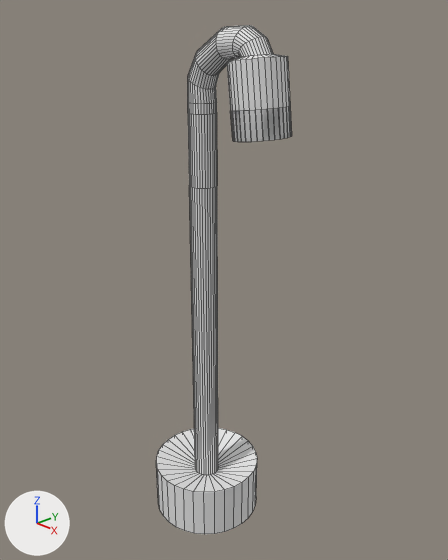
Two versions of the Blender file Assets/Room/lamp/lamp.blend, one commit apart.
One viewpoint serves both versions: a 50 mm lens placed at (1.49, -1.323, 1.717), pointed at (0.062, 0.034, 0.909). Every picture has the same lights, and +X, +Y and +Z are marked at lower left. The first picture is the older version. Mesh edges are drawn as thin lines.
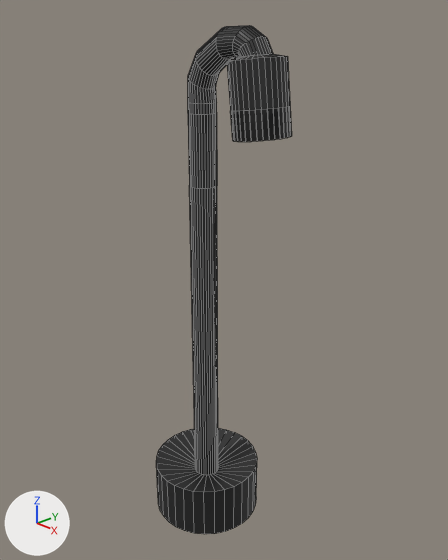
Where the change shows, as pixel boxes (x1, y1, x2, y2) in the pictures (448 x 560 px):
part 1 of me_cylinder_001, recoloured: (156, 25, 292, 534) in both

The change in detail:
Material 'Material.002' (mat_material_002) is new.
Its base color is (0.766, 0.646, 0.0195) (yellow #e3d226).
Material 'Material.001' (mat_material_001) is new.
Its base color is (0.0165, 0.0165, 0.0165) (black #232323).
me_cylinder_001 has 480 vertices, 450 faces and spans x -2.0..3.4, y -2.0..2.0, z -2.0..33.3.
me_cylinder_001 is used by ob_cylinder_001; location (0.0, 0.0, 0.05); scale (0.1, 0.1, 0.05).
me_cylinder_001 part 1: 449 of the faces centred in x -2.0..3.4, y -2.0..2.0, z -2.0..33.3 switch from no material to mat_material_001 (black #232323).
me_cylinder_001 gains material mat_material_002 (yellow #e3d226).
